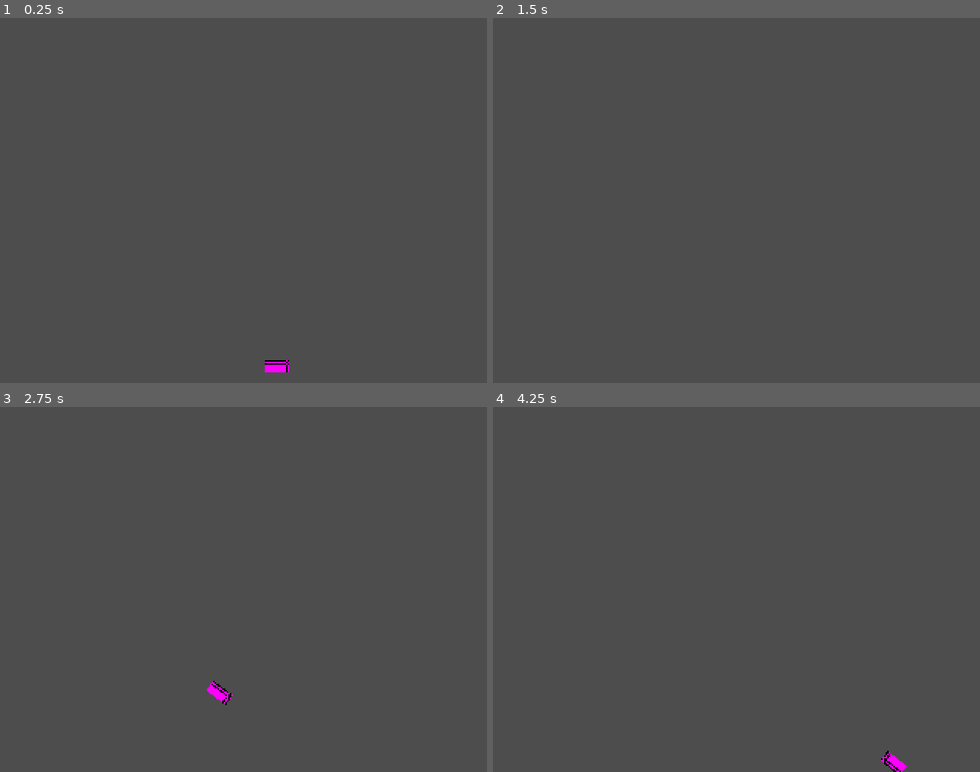
Above: before the commit, frames 1-4 (two rows, left to right).
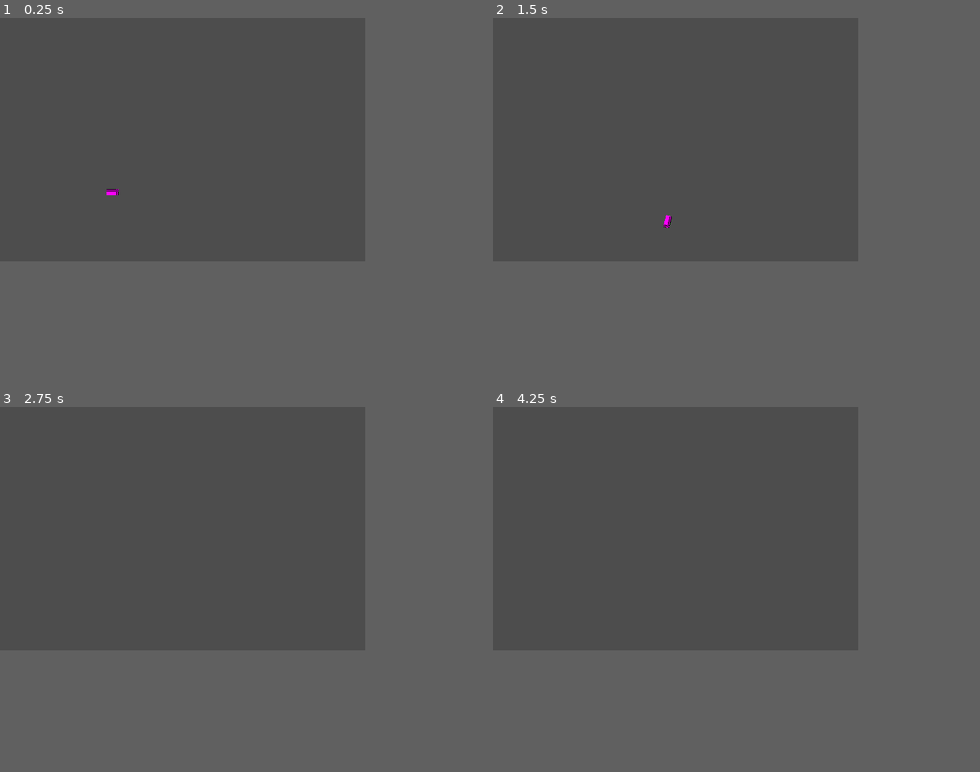
Above: after the commit, the same moments.

Repository: 3xcpy/roguelike-arcade-driving
Game: Godot game, scene res://scenes/stage.tscn
Same seed, same stepped clock (60 frames per second), same inputs: the game is played once before the commit and once after it.
Inputs:
- Up to frame 1 (0.25 s): no input
- Up to frame 2 (1.5 s): tap Enter at 0.5 s; hold Right (steer_right) 0.53-1.28 s; tap Alt at 0.6 s; hold Down from 1.28 s (still down); tap Shift at 1.35 s
- Up to frame 3 (2.75 s): release Down at 2.03 s; hold Right (steer_right) from 2.03 s (still down); tap Alt at 2.1 s
- Up to frame 4 (4.25 s): release Right (steer_right) at 2.78 s; hold Up 2.78-3.53 s; tap Shift at 2.85 s; tap Space at 3.5 s; hold Left (steer_left) from 3.53 s (still down); tap Alt at 3.6 s
In our replay, the window is 640x480 before the commit and 480x320 after it. These sizes can differ from the game's own. Grey fills any space a smaller window leaves; there, only what the larger window draws over its background counts as a difference.

The runs differ from the first frame. In frame 1, 0.2% of the frame differs, in the area x 21-60%, y 46-98%; in frame 2, less than 0.1%; in frame 3, 0.2%; in frame 4, 0.2%.

Commit message:
sliding and traction is working, drifting should be next

Diff:
--- a/project.godot
+++ b/project.godot
@@ -17,8 +17,8 @@
 
 [display]
 
-window/size/viewport_width=320
-window/size/viewport_height=240
+window/size/viewport_width=480
+window/size/viewport_height=320
 window/stretch/mode="viewport"
 
 [editor_plugins]
--- a/scenes/player.tscn
+++ b/scenes/player.tscn
@@ -11,6 +11,7 @@
 [node name="Player" type="CharacterBody2D"]
 script = ExtResource("1_3vyb7")
 speed = 150.0
+traction = 1.0
 
 [node name="CollisionShape2D" type="CollisionShape2D" parent="."]
 rotation = 1.5707964
--- a/scripts/player.gd
+++ b/scripts/player.gd
@@ -1,13 +1,18 @@
 extends CharacterBody2D
 
 @export var speed: float = 200.0
+@export var accel: float = 100.0
 @export var steer_strength: float = 30.0
+@export var traction: float = 10.0
 
 @export var wheel_base: float = 16.0 # distance between the front and back wheel
 
+
 func _physics_process(delta: float) -> void:
+	if velocity.length() < speed:
+		velocity += transform.x * accel * delta
+
 	var steer = Input.get_axis("steer_left", "steer_right") * deg_to_rad(steer_strength)
-	velocity = transform.x * speed
 
 	var front_wheel: Vector2 = position + transform.x * (wheel_base/2.0)
 	var back_wheel: Vector2 = position - transform.x * (wheel_base/2.0)
@@ -17,6 +22,6 @@
 
 	var new_dir = back_wheel.direction_to(front_wheel)
 
-	velocity = new_dir * velocity.length()
+	velocity = lerp(velocity, new_dir * velocity.length(), traction * delta)
 	rotation = new_dir.angle()
 	move_and_slide()
